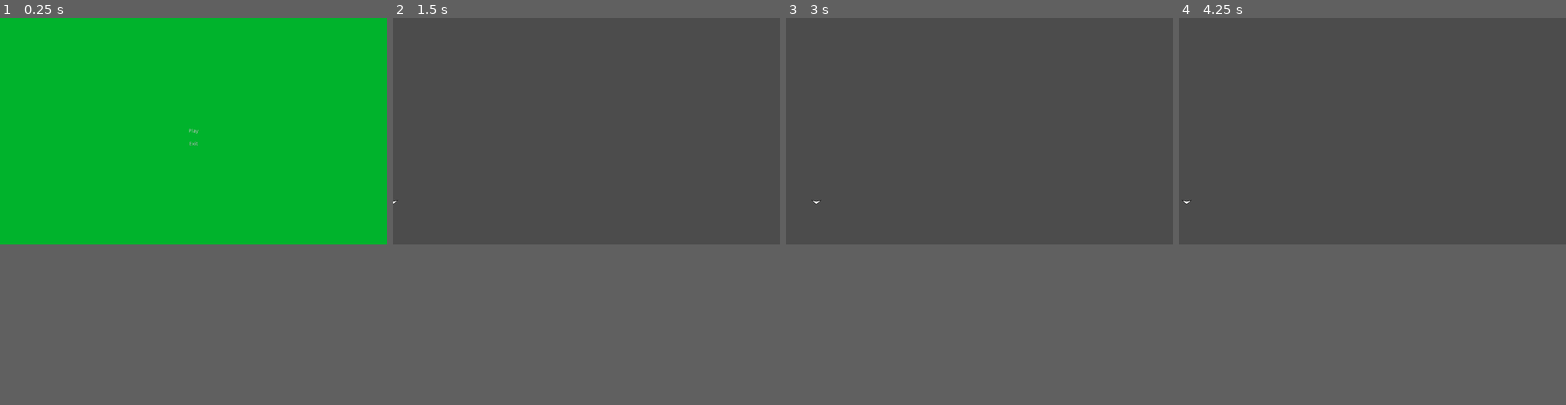
Above: before the commit, frames 1-4 (left to right).
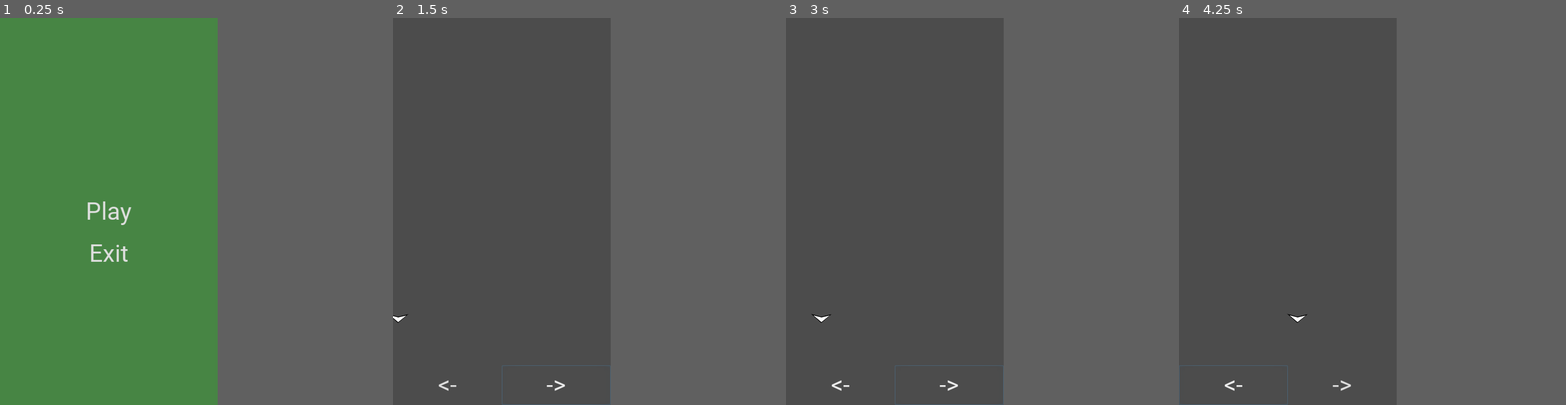
Above: after the commit, the same moments.

Repository: Jomii/Digital-game-2
Game: Godot game, scene res://Scenes/MainMenu.tscn
Same seed, same stepped clock (60 frames per second), same inputs: the game is played once before the commit and once after it.
Inputs (mouse positions are in pixels of both pictures, inside the frame that each line leads up to):
- Up to frame 1 (0.25 s): no input
- Up to frame 2 (1.5 s): click "Play" at 0.5 s; click (683, 234) at 1.25 s, where only the run after the commit has a clickable "->"
- Up to frame 3 (3 s): click (882, 234) at 2 s, where only the run after the commit has a clickable "<-"; tap Enter at 2.75 s; hold Right (ui_right) from 2.78 s (still down)
- Up to frame 4 (4.25 s): tap Space at 3.5 s; release Right (ui_right) at 3.53 s; hold Left (ui_left) from 3.53 s (still down)
In our replay, the window is 800x468 before the commit and 450x800 after it. These sizes can differ from the game's own. Grey fills any space a smaller window leaves; there, only what the larger window draws over its background counts as a difference.

The runs differ from the first frame. In frame 1, 33% of the frame differs, in the area x 0-57%, y 0-63%; in frame 2, 0.2%; in frame 3, 0.2%; in frame 4, 0.2%.

Commit message:
Changes for building to Android

Diff:
--- a/Art/ButtonTheme.tres
+++ b/Art/ButtonTheme.tres
@@ -14,14 +14,18 @@
 
 [sub_resource type="StyleBoxFlat" id=2]
 bg_color = Color( 0.6, 0.6, 0.6, 0 )
-border_width_left = 1
-border_width_top = 1
-border_width_right = 1
-border_width_bottom = 1
-corner_radius_top_left = 2
-corner_radius_top_right = 2
-corner_radius_bottom_right = 2
-corner_radius_bottom_left = 2
+border_width_left = 2
+border_width_top = 2
+border_width_right = 2
+border_width_bottom = 2
+corner_radius_top_left = 20
+corner_radius_top_right = 20
+corner_radius_bottom_right = 20
+corner_radius_bottom_left = 20
+expand_margin_left = 2.0
+expand_margin_right = 2.0
+expand_margin_top = 6.0
+expand_margin_bottom = 6.0
 
 [sub_resource type="StyleBoxFlat" id=3]
 bg_color = Color( 1, 1, 1, 0.235294 )
--- /dev/null
+++ b/Fonts/roboto_64_dynamicfont.tres
@@ -0,0 +1,8 @@
+[gd_resource type="DynamicFont" load_steps=2 format=2]
+
+[ext_resource path="res://Fonts/Roboto-Regular.ttf" type="DynamicFontData" id=1]
+
+[resource]
+size = 64
+use_filter = true
+font_data = ExtResource( 1 )
--- a/Scenes/LevelScene.tscn
+++ b/Scenes/LevelScene.tscn
@@ -1,84 +1,51 @@
-[gd_scene load_steps=5 format=2]
+[gd_scene load_steps=4 format=2]
 
-[ext_resource path="res://Art/ButtonTheme.tres" type="Theme" id=1]
-[ext_resource path="res://Scripts/PauseMenu.gd" type="Script" id=2]
+[ext_resource path="res://Scenes/PauseMenu.tscn" type="PackedScene" id=1]
+[ext_resource path="res://Fonts/roboto_64_dynamicfont.tres" type="DynamicFont" id=2]
 [ext_resource path="res://Scenes/Player.tscn" type="PackedScene" id=3]
 
-[sub_resource type="StyleBoxFlat" id=1]
-bg_color = Color( 0.239216, 1, 0.196078, 0.317647 )
-border_width_left = 1
-border_width_top = 1
-border_width_right = 1
-border_width_bottom = 1
-border_color = Color( 1, 1, 1, 1 )
-corner_radius_top_left = 3
-corner_radius_top_right = 3
-corner_radius_bottom_right = 3
-corner_radius_bottom_left = 3
-shadow_color = Color( 0, 0, 0, 0.305882 )
-shadow_size = 2
-shadow_offset = Vector2( 1, 1 )
-
-[node name="Node2D" type="Node2D"]
+[node name="Main" type="Node"]
 
 [node name="Player" parent="." instance=ExtResource( 3 )]
-position = Vector2( 0, 490.78 )
+position = Vector2( 0, 800.419 )
 
-[node name="PauseMenu" type="Panel" parent="."]
-pause_mode = 2
-visible = false
-margin_left = 414.0
-margin_top = 206.0
-margin_right = 573.0
-margin_bottom = 365.0
-custom_styles/panel = SubResource( 1 )
-script = ExtResource( 2 )
+[node name="UI" type="Control" parent="."]
+anchor_right = 1.0
+anchor_bottom = 1.0
 __meta__ = {
-"_edit_group_": true,
+"_edit_lock_": true,
 "_edit_use_anchors_": false
 }
 
-[node name="Label" type="Label" parent="PauseMenu"]
-anchor_left = 0.5
-anchor_right = 0.5
-margin_left = -36.5
-margin_top = 6.0
-margin_right = 36.5
-margin_bottom = 14.0
-text = "Paused"
-align = 1
+[node name="PauseMenu" parent="UI" instance=ExtResource( 1 )]
+visible = false
+
+[node name="RightButton" type="Button" parent="UI"]
+anchor_top = 1.0
+anchor_right = 1.0
+anchor_bottom = 1.0
+margin_left = 288.0
+margin_top = -105.0
+custom_fonts/font = ExtResource( 2 )
+text = "->"
+flat = true
 __meta__ = {
 "_edit_use_anchors_": false
 }
 
-[node name="ContinueButton" type="Button" parent="PauseMenu"]
-anchor_left = 0.5
-anchor_top = 0.5
-anchor_right = 0.5
-anchor_bottom = 0.5
-margin_left = -42.0
-margin_top = -10.0
-margin_right = 42.0
-margin_bottom = 10.0
-theme = ExtResource( 1 )
-text = "Continue"
+[node name="LeftButton" type="Button" parent="UI"]
+anchor_top = 1.0
+anchor_right = 1.0
+anchor_bottom = 1.0
+margin_top = -105.0
+margin_right = -288.0
+custom_fonts/font = ExtResource( 2 )
+text = "<-"
+flat = true
 __meta__ = {
 "_edit_use_anchors_": false
 }
-
-[node name="MainMenuButton" type="Button" parent="PauseMenu"]
-anchor_left = 0.5
-anchor_top = 0.5
-anchor_right = 0.5
-anchor_bottom = 0.5
-margin_left = -39.5
-margin_top = 28.1096
-margin_right = 39.5
-margin_bottom = 48.1096
-theme = ExtResource( 1 )
-text = "Main menu"
-__meta__ = {
-"_edit_use_anchors_": false
-}
-[connection signal="pressed" from="PauseMenu/ContinueButton" to="PauseMenu" method="_on_ContinueButton_pressed"]
-[connection signal="pressed" from="PauseMenu/MainMenuButton" to="PauseMenu" method="_on_MainMenuButton_pressed"]
+[connection signal="button_down" from="UI/RightButton" to="Player" method="_on_RightButton_button_down"]
+[connection signal="button_up" from="UI/RightButton" to="Player" method="_on_RightButton_button_up"]
+[connection signal="button_down" from="UI/LeftButton" to="Player" method="_on_LeftButton_button_down"]
+[connection signal="button_up" from="UI/LeftButton" to="Player" method="_on_LeftButton_button_up"]
--- a/Scenes/MainMenu.tscn
+++ b/Scenes/MainMenu.tscn
@@ -1,6 +1,7 @@
-[gd_scene load_steps=2 format=2]
+[gd_scene load_steps=3 format=2]
 
 [ext_resource path="res://Scripts/MainMenu.gd" type="Script" id=1]
+[ext_resource path="res://Fonts/roboto_64_dynamicfont.tres" type="DynamicFont" id=2]
 
 [node name="Control" type="Control"]
 pause_mode = 2
@@ -12,9 +13,9 @@
 }
 
 [node name="ColorRect" type="ColorRect" parent="."]
-margin_right = 1024.0
-margin_bottom = 600.0
-color = Color( 0, 0.705882, 0.176471, 1 )
+anchor_right = 1.0
+anchor_bottom = 1.0
+color = Color( 0.239216, 1, 0.196078, 0.317647 )
 __meta__ = {
 "_edit_use_anchors_": false
 }
@@ -24,10 +25,11 @@
 anchor_top = 0.5
 anchor_right = 0.5
 anchor_bottom = 0.5
-margin_left = -19.0
-margin_top = -10.0
-margin_right = 19.0
-margin_bottom = 10.0
+margin_left = -148.0
+margin_top = -48.5
+margin_right = 148.0
+margin_bottom = 48.5
+custom_fonts/font = ExtResource( 2 )
 text = "Play"
 flat = true
 __meta__ = {
@@ -39,10 +41,11 @@
 anchor_top = 0.5
 anchor_right = 0.5
 anchor_bottom = 0.5
-margin_left = -18.4012
-margin_top = 23.5293
-margin_right = 19.5988
-margin_bottom = 43.5293
+margin_left = -132.0
+margin_top = 64.043
+margin_right = 132.0
+margin_bottom = 159.043
+custom_fonts/font = ExtResource( 2 )
 text = "Exit"
 flat = true
 __meta__ = {
--- /dev/null
+++ b/Scenes/PauseMenu.tscn
@@ -0,0 +1,80 @@
+[gd_scene load_steps=5 format=2]
+
+[ext_resource path="res://Art/ButtonTheme.tres" type="Theme" id=1]
+[ext_resource path="res://Scripts/PauseMenu.gd" type="Script" id=2]
+[ext_resource path="res://Fonts/roboto_64_dynamicfont.tres" type="DynamicFont" id=3]
+
+[sub_resource type="StyleBoxFlat" id=1]
+bg_color = Color( 0.239216, 1, 0.196078, 0.317647 )
+border_width_left = 1
+border_width_top = 1
+border_width_right = 1
+border_width_bottom = 1
+border_color = Color( 1, 1, 1, 1 )
+corner_radius_top_left = 3
+corner_radius_top_right = 3
+corner_radius_bottom_right = 3
+corner_radius_bottom_left = 3
+shadow_color = Color( 0, 0, 0, 0.305882 )
+shadow_size = 2
+shadow_offset = Vector2( 1, 1 )
+
+[node name="PauseMenu" type="Panel"]
+pause_mode = 2
+anchor_right = 1.0
+anchor_bottom = 1.0
+custom_styles/panel = SubResource( 1 )
+script = ExtResource( 2 )
+__meta__ = {
+"_edit_group_": true,
+"_edit_use_anchors_": false
+}
+
+[node name="Label" type="Label" parent="."]
+anchor_left = 0.5
+anchor_right = 0.5
+margin_left = -139.0
+margin_right = 139.0
+margin_bottom = 72.0
+custom_fonts/font = ExtResource( 3 )
+text = "Paused"
+align = 1
+valign = 1
+percent_visible = -0.166667
+__meta__ = {
+"_edit_use_anchors_": false
+}
+
+[node name="ContinueButton" type="Button" parent="."]
+anchor_left = 0.5
+anchor_top = 0.5
+anchor_right = 0.5
+anchor_bottom = 0.5
+margin_left = -148.5
+margin_top = -40.0
+margin_right = 148.5
+margin_bottom = 40.0
+theme = ExtResource( 1 )
+custom_fonts/font = ExtResource( 3 )
+text = "Continue"
+__meta__ = {
+"_edit_use_anchors_": false
+}
+
+[node name="MainMenuButton" type="Button" parent="."]
+anchor_left = 0.5
+anchor_top = 0.5
+anchor_right = 0.5
+anchor_bottom = 0.5
+margin_left = -174.5
+margin_top = 79.0869
+margin_right = 174.5
+margin_bottom = 162.087
+theme = ExtResource( 1 )
+custom_fonts/font = ExtResource( 3 )
+text = "Main menu"
+__meta__ = {
+"_edit_use_anchors_": false
+}
+[connection signal="pressed" from="ContinueButton" to="." method="_on_ContinueButton_pressed"]
+[connection signal="pressed" from="MainMenuButton" to="." method="_on_MainMenuButton_pressed"]
--- a/Scenes/Player.tscn
+++ b/Scenes/Player.tscn
@@ -4,6 +4,7 @@
 [ext_resource path="res://Scripts/Player.gd" type="Script" id=2]
 
 [node name="Player" type="Area2D"]
+scale = Vector2( 2, 2 )
 script = ExtResource( 2 )
 
 [node name="CollisionPolygon2D" type="CollisionPolygon2D" parent="."]
--- a/Scripts/MainMenu.gd
+++ b/Scripts/MainMenu.gd
@@ -13,9 +13,14 @@
 func Quit():
 	get_tree().quit()
 
+func _notification(what):
+	if what == MainLoop.NOTIFICATION_WM_QUIT_REQUEST:
+		Quit()
+
 func _on_Button2_pressed():
 	Quit()
 
 func _on_PlayButton_pressed():
 	get_tree().paused = false
+# warning-ignore:return_value_discarded
 	get_tree().change_scene("res://Scenes/LevelScene.tscn")
--- a/Scripts/PauseMenu.gd
+++ b/Scripts/PauseMenu.gd
@@ -1,6 +1,6 @@
 extends Panel
 
-func _process(delta):
+func _process(_delta):
 	if Input.is_action_just_pressed("ui_cancel"):
 		print("game is paused: ", get_tree().paused)
 		get_tree().paused = !get_tree().paused
@@ -20,4 +20,5 @@
 	hide()
 
 func _on_MainMenuButton_pressed():
+# warning-ignore:return_value_discarded
 	get_tree().change_scene("res://Scenes/MainMenu.tscn")
--- a/Scripts/Player.gd
+++ b/Scripts/Player.gd
@@ -7,6 +7,8 @@
 
 export var speed = 400
 var screen_size
+var right_action_pressed = false
+var left_action_pressed = false
 
 # Called when the node enters the scene tree for the first time.
 func _ready():
@@ -15,7 +17,7 @@
 func _process(delta):
 	var velocity = Vector2()
 
-	if Input.is_action_pressed("ui_right"):
+	if Input.is_action_pressed("ui_right") || right_action_pressed:
 		velocity.x += 1
 	if Input.is_action_pressed("ui_left"):
 		velocity.x -= 1
@@ -26,6 +28,18 @@
 	# Restrict the position to be inside the screen
 	position.x = clamp(position.x, 0, screen_size.x)
 
-# Called every frame. 'delta' is the elapsed time since the previous frame.
-#func _process(delta):
-#	pass
+
+func _on_RightButton_button_down():
+	right_action_pressed = true
+
+
+func _on_RightButton_button_up():
+	right_action_pressed = false
+
+
+func _on_LeftButton_button_down():
+	left_action_pressed = true
+
+
+func _on_LeftButton_button_up():
+	left_action_pressed = false
--- a/project.godot
+++ b/project.godot
@@ -21,11 +21,13 @@
 
 [display]
 
-window/size/borderless=true
-window/size/fullscreen=true
+window/size/width=576
+window/size/height=1024
+window/size/test_width=288
+window/size/test_height=512
 window/handheld/orientation="portrait"
 window/stretch/mode="2d"
-window/stretch/aspect="keep"
+window/stretch/aspect="keep_width"
 
 [input_devices]
 
Binary file added: Fonts/Roboto-Regular.ttf
Not shown, changed: export_presets.cfg
